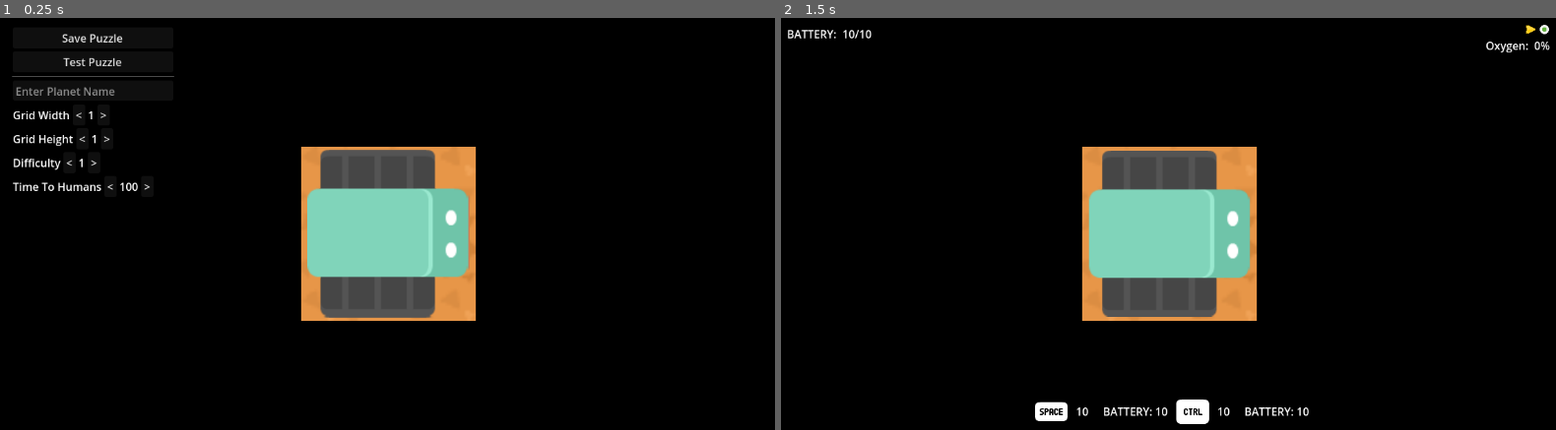
Above: before the commit, frames 1-2 (left to right).
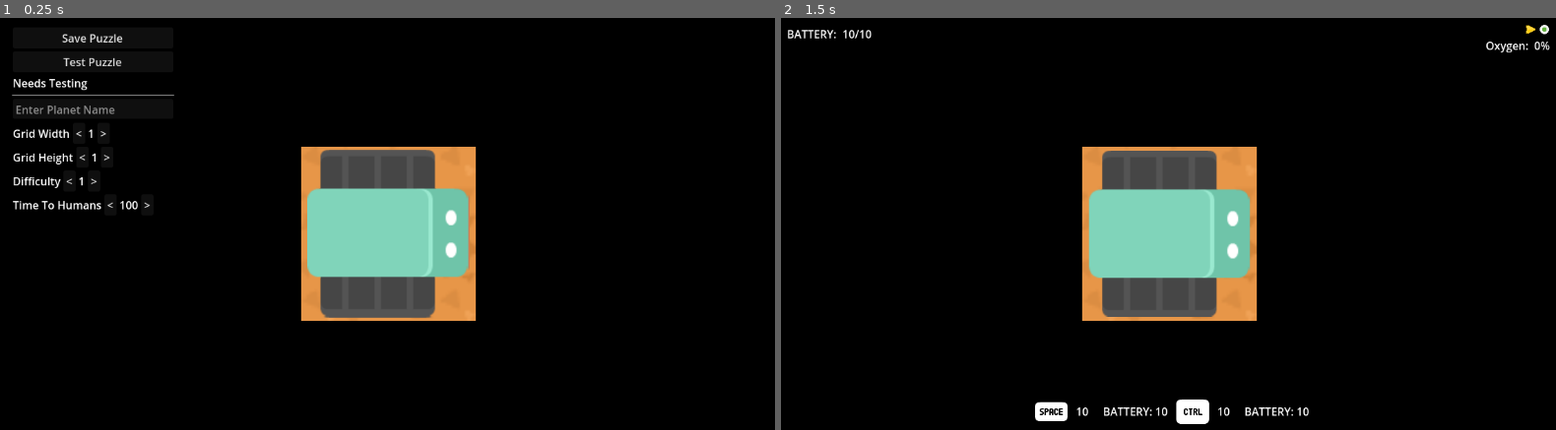
Above: after the commit, the same moments.

Repository: bardunbar/galway-game-jam-23
Game: Godot game, scene res://screens/puzzle_editor/puzzle_editor.tscn
The game is run twice, just before and just after one commit, with the same random seed, the same clock (stepped at 60 frames per second) and the same inputs. This scene is started directly instead of the project's main scene.
Inputs (mouse positions are in pixels of both pictures, inside the frame that each line leads up to):
- Up to frame 1 (0.25 s): no input
- Up to frame 2 (1.5 s): click "Test Puzzle" at 0.5 s; tap Enter at 1.25 s; move the mouse to (1168, 232) at 1.27 s; hold Right (move_right) from 1.28 s (still down); tap Space (Action_1) at 1.35 s; click (1168, 232) at 1.42 s

The runs differ from the first frame. In frame 1, 1.4% of the frame differs, in the area x 1-23%, y 14-47%; in frame 2, nothing differs.

Commit message:
test results

Diff:
--- a/project/screens/puzzle_editor/puzzle_editor.gd
+++ b/project/screens/puzzle_editor/puzzle_editor.gd
@@ -16,6 +16,8 @@
 @onready var grid_height_rotator:Rotator = $InterfaceLayer/VBoxContainer/GridHeight
 @onready var difficutly_rotator:Rotator = $InterfaceLayer/VBoxContainer/Difficulty
 @onready var time_until_humans_rotator:Rotator = $InterfaceLayer/VBoxContainer/TimeUntilHumans
+@onready var test_label:Label = $InterfaceLayer/VBoxContainer/TestLabel
+@onready var save_button:Button = %SaveButton
 
 var planet_name: String = "PlanetX"
 var grid_width: int = 1
@@ -25,6 +27,8 @@
 var selected_tile: Tile
 var player_start_loc: Vector2 = Vector2(0, 0)
 var cur_tile_button: TileButton
+var test_passed = false
+var ignore_testing = true
 
 func _generate_level() -> LevelDefinition:
 	var level: LevelDefinition = grid.export_to_resource()
@@ -54,7 +58,14 @@
 	if TileGlobals.cur_testing_level != null:
 		_setup_level(TileGlobals.cur_testing_level)
 		TileGlobals.cur_testing_level = null
-		# TODO: check failure
+		test_passed = TileGlobals.test_passed
+		if test_passed:
+			test_label.text = "Test Passed"
+		else:
+			test_label.text = "Test Failed"
+
+	if not ignore_testing:
+		save_button.disabled = not test_passed
 
 	_update_grid()
 	grid.connect("on_mouse_entered_tile", _on_new_tile_selected)
@@ -115,6 +126,7 @@
 		cur_tile_button.set_highlighted(false)
 	cur_tile_button = tile_button
 	selected_tile.set_tile_type(cur_tile_button.tile_type)
+	_mark_needs_testing()
 
 func _on_planet_name_text_submitted(new_text: String) -> void:
 	planet_name = new_text
@@ -141,18 +153,28 @@
 func _on_grid_width_value_changed(new_value: int) -> void:
 	grid_width = new_value
 	_update_grid()
+	_mark_needs_testing()
 
 func _on_grid_height_value_changed(new_value: int) -> void:
 	grid_height = new_value
 	_update_grid()
+	_mark_needs_testing()
 
 func _on_difficulty_value_changed(new_value: int) -> void:
 	difficulty = new_value
 
 func _on_time_until_humans_value_changed(new_value: int) -> void:
 	time_until_humans = new_value
+	_mark_needs_testing()
 
 func _on_is_player_toggled(toggled_on: bool) -> void:
 	if toggled_on:
 		player_start_loc = selected_tile.grid_position
 		_update_player_pos()
+		_mark_needs_testing()
+
+func _mark_needs_testing():
+	test_label.text = "Needs Testing"
+	test_passed = false
+	if not ignore_testing:
+		save_button.disabled = true
--- a/project/screens/puzzle_editor/puzzle_editor.tscn
+++ b/project/screens/puzzle_editor/puzzle_editor.tscn
@@ -36,6 +36,10 @@
 focus_mode = 0
 text = "Test Puzzle
 "
+
+[node name="TestLabel" type="Label" parent="InterfaceLayer/VBoxContainer"]
+layout_mode = 2
+text = "Needs Testing"
 
 [node name="HSeparator" type="HSeparator" parent="InterfaceLayer/VBoxContainer"]
 layout_mode = 2
